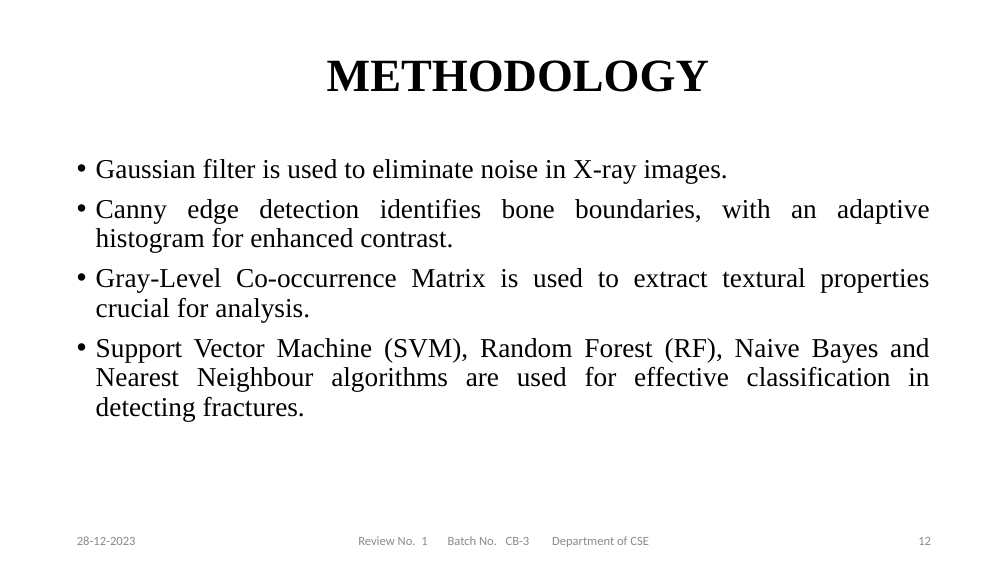
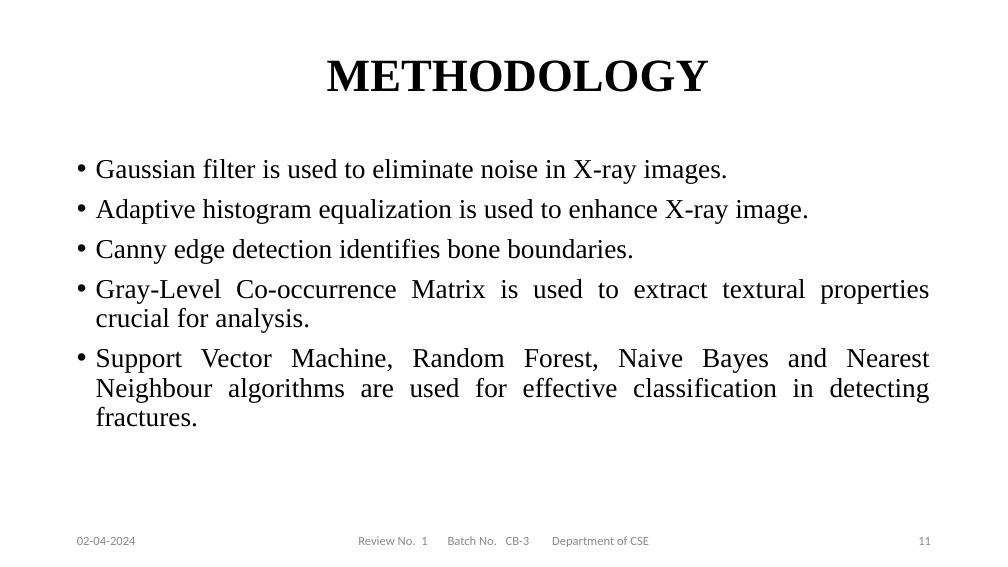
Before and after one commit to NEC-PROJECTS-2024/CB3, a slide deck: slide 11 of Documents/review-1.pptx (slide 12 before the commit). Drawn at 1008x567 pixels with LibreOffice and Linux fonts; fonts in the diff are those of the drawing; background and template pictures are left out. Boxes give left, top, right and bottom in pixels: in the first picture for what was removed or moved away, otherwise in the second. Text is boxed around its words. In the diff, an @@ line names an element or a change of style, - is before the commit and + after.

```diff
--- a/Documents/review-1.pptx
+++ b/Documents/review-1.pptx
@@ text at box(96, 199, 808, 263): text changed @@
-• Canny edge detection identifies bone boundaries, with an adaptive histogram for enhanced contrast.
+• Adaptive histogram equalization is used to enhance X-ray image.
+• Canny edge detection identifies bone boundaries.
@@ text at box(96, 348, 930, 427): text changed @@
-• Support Vector Machine (SVM), Random Forest (RF), Naive Bayes and Nearest Neighbour algorithms are used for effective classification in detecting fractures.
+• Support Vector Machine, Random Forest, Naive Bayes and Nearest Neighbour algorithms are used for effective classification in detecting fractures.
@@ text at box(77, 537, 136, 545): text changed @@
-28-12-2023
+02-04-2024
```
Also in this commit, not shown: 14 other slides changed, 5 slides added, 1 slide removed, 10 other files.
